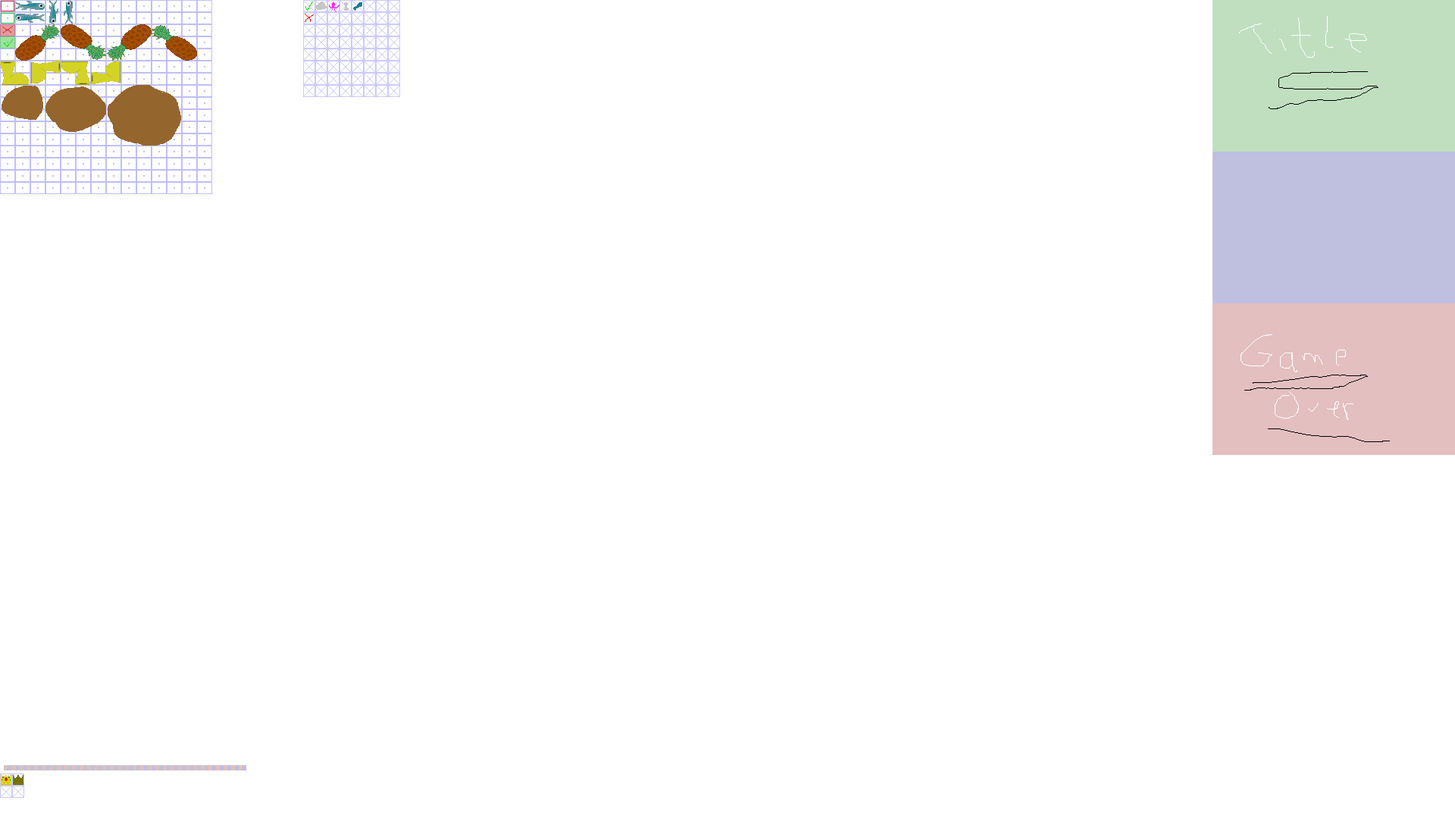
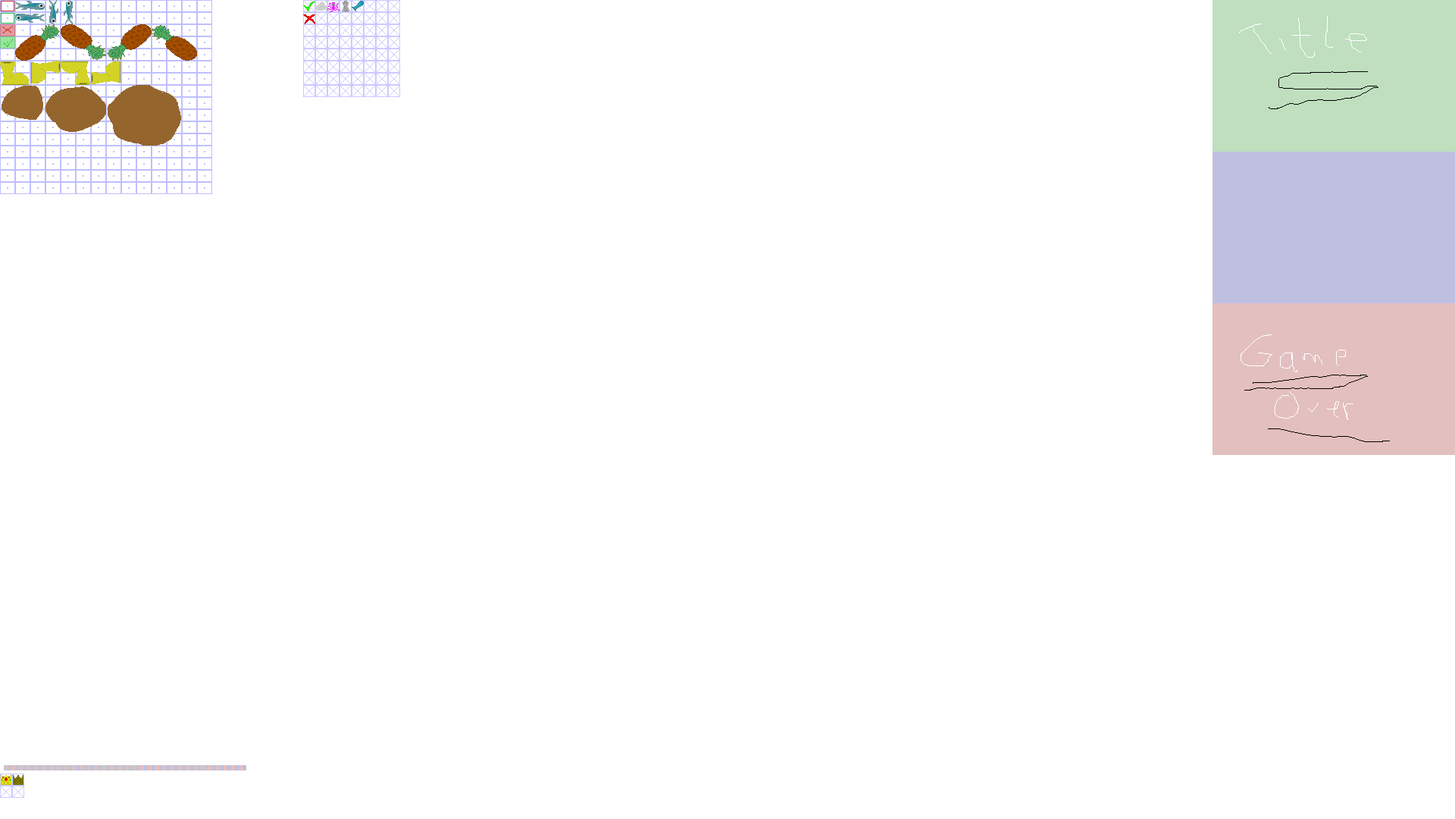
Revision of a layered 1455 × 819 image; what changed, layer by layer:
painted on "flavors" over [303, 0, 364, 25]
